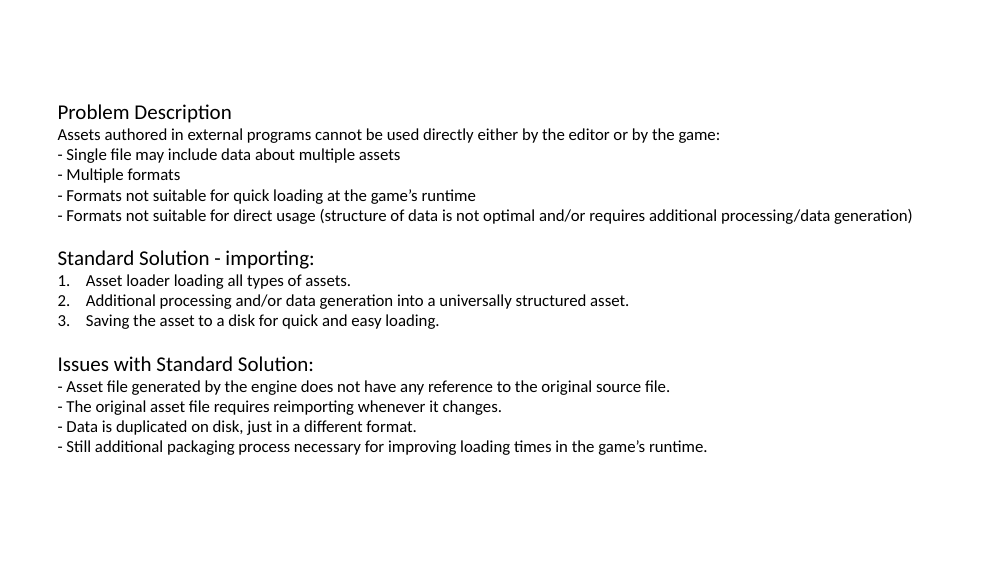
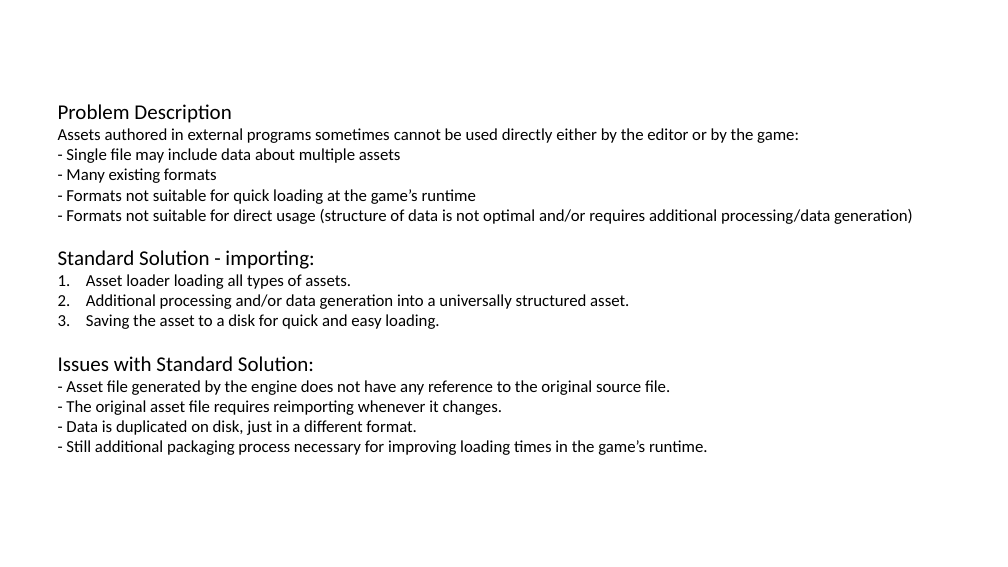
Before and after one commit to pawel-kaleta/FoolsEngine, a slide deck: slide 2 of Documentation/Asset Pipeline.pptx. Drawn at 1008x567 pixels with LibreOffice and Linux fonts; fonts in the diff are those of the drawing. Boxes give left, top, right and bottom in pixels: in the first picture for what was removed or moved away, otherwise in the second. Text is boxed around its words. In the diff, an @@ line names an element or a change of style, - is before the commit and + after.

Commit message:
Asset system - starting over

```diff
--- a/Documentation/Asset Pipeline.pptx
+++ b/Documentation/Asset Pipeline.pptx
@@ text at [58, 128, 799, 143]: text changed @@
-Assets authored in external programs cannot be used directly either by the editor or by the game:
+Assets authored in external programs sometimes cannot be used directly either by the editor or by the game:
@@ text at [66, 168, 217, 183]: text changed @@
-- Multiple formats
+- Many existing formats
```
Also in this commit, not shown: 1 other slide changed, 15 other files.
